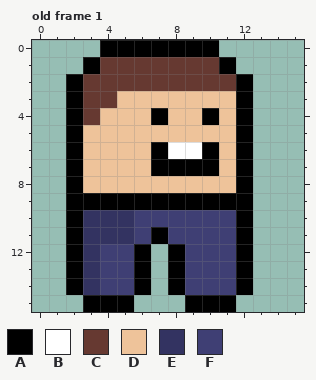
Two versions of one pixel-art file, assets/joeHackaThon.aseprite. The picture above is the old version.
16x16 pixels, 4 frames. Shown: old frame 1. The commit also changed other frames, which this record leaves out.
Palette (. is transparent): A #000000  B #ffffff  C #663931  D #eec39a  E #333361  F #3f3f74
Pixels before, old frame 1, first column x 2:
 0 ..AAAAAAA..
 1 .ACCCCCCCA.
 2 ACCCCCCCCCA
 3 ACCDDDDDDDA
 4 ACDDDADDADA
 5 ADDDDDDDDDA
 6 ADDDDABBADA
 7 ADDDDAAAADA
 8 ADDDDDDDDDA
 9 AAAAAAAAAAA
10 AEEEFFFFFFA
11 AEEEFAFFFFA
12 AEFFA.AFFFA
13 AEFFA.AFFFA
14 AEFFA.AFFFA
15 .AAA...AAA.
After the commit:
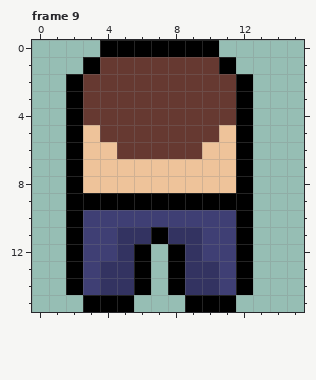
A new or re-ordered frame is compared with the old frame closest to it.
Edits made:
frames 4 -> 9
Changed rows in their new state; - is an unchanged pixel.
Frame 9 is new; against old frame 1:
first column x 3:
 3 --CCCCCCC
 4 -CCCCCCCC
 5 -CCCCCCC-
 6 --CCCCCD-
 7 ----DDDD-
10 FFF------
11 FF-E-EE--
12 F-E---E--
13 FEE---EE-
14 FEE---EE-
Changed places in both pictures, as pixel boxes (x1, y1, x2, y2):
changed: (83, 91, 236, 295)
